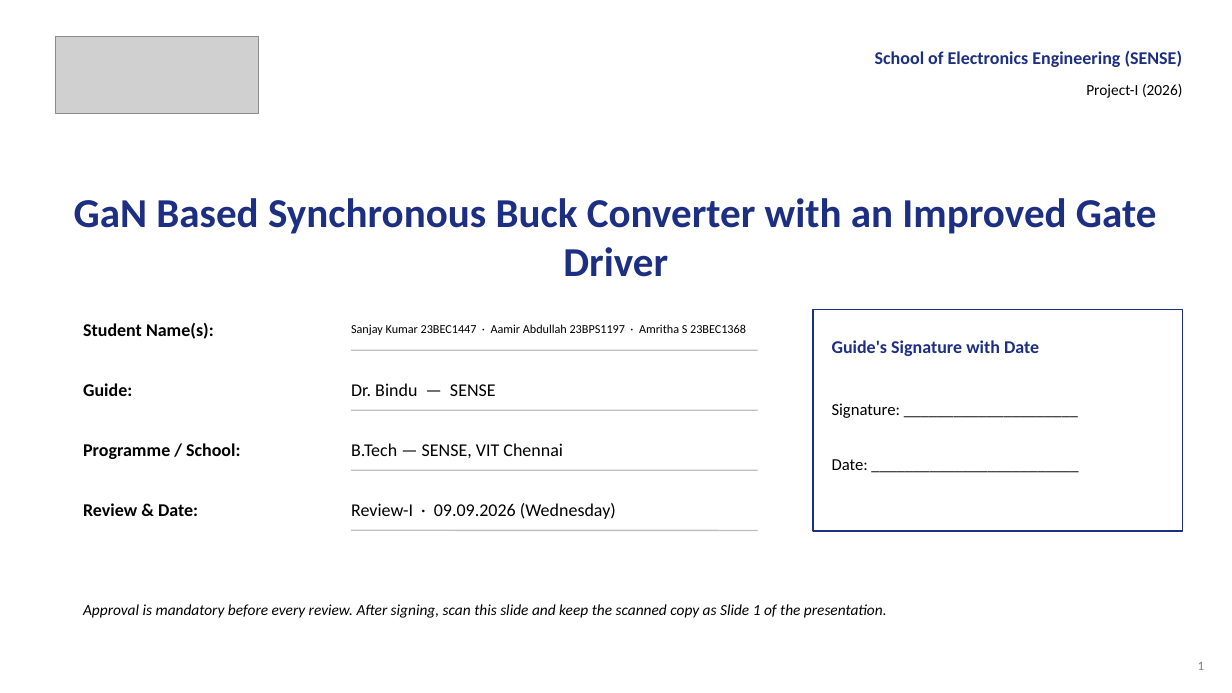
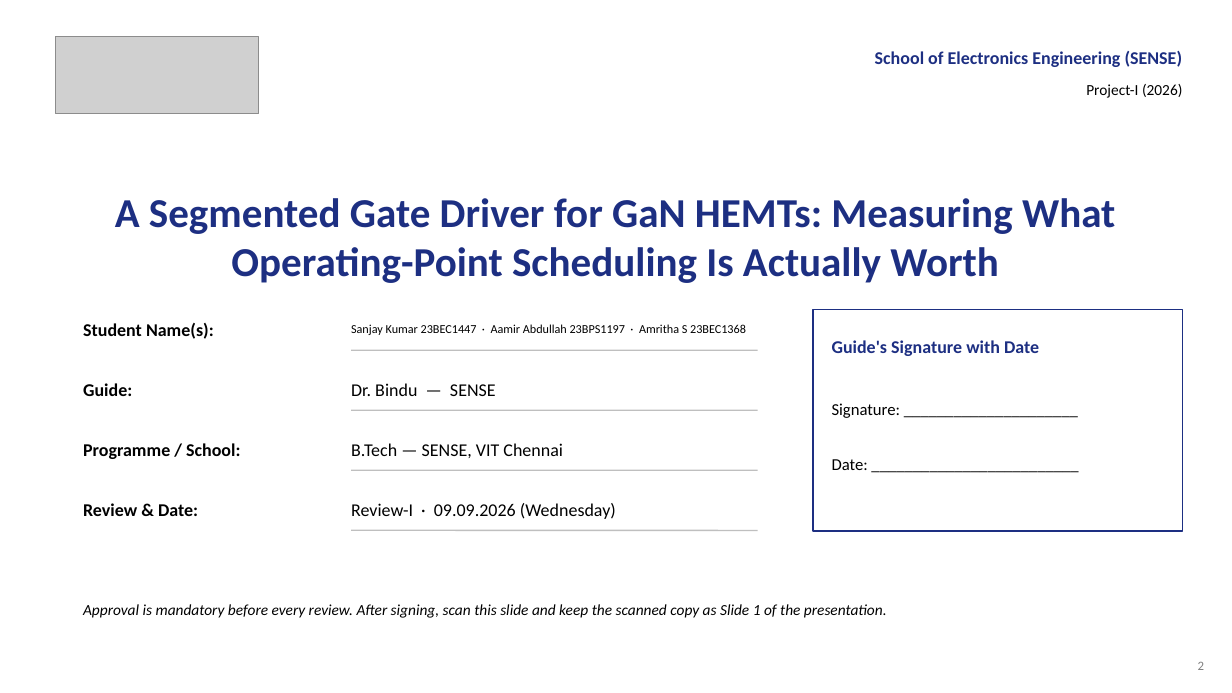
Before and after one commit to Amritha902/gan-driver, a slide deck: slide 2 of review/Review1_GaN_Segmented_Gate_Driver.pptx (slide 1 before the commit). Drawn at 1232x693 pixels with LibreOffice and Linux fonts; fonts in the diff are those of the drawing; grey boxes stand for pictures. Boxes give left, top, right and bottom in pixels: in the first picture for what was removed or moved away, otherwise in the second. Text is boxed around its words. In the diff, an @@ line names an element or a change of style, - is before the commit and + after.

```diff
--- a/review/Review1_GaN_Segmented_Gate_Driver.pptx
+++ b/review/Review1_GaN_Segmented_Gate_Driver.pptx
@@ text at [115,198,1115,283]: text changed @@
-GaN Based Synchronous Buck Converter with an Improved Gate Driver
+A Segmented Gate Driver for GaN HEMTs: Measuring What Operating-Point Scheduling Is Actually Worth
@@ text at [1198,662,1204,670]: text changed @@
-1
+2
```
Also in this commit, not shown: 19 other slides changed, 15 slides added, 32 slides removed, 5 other files.
